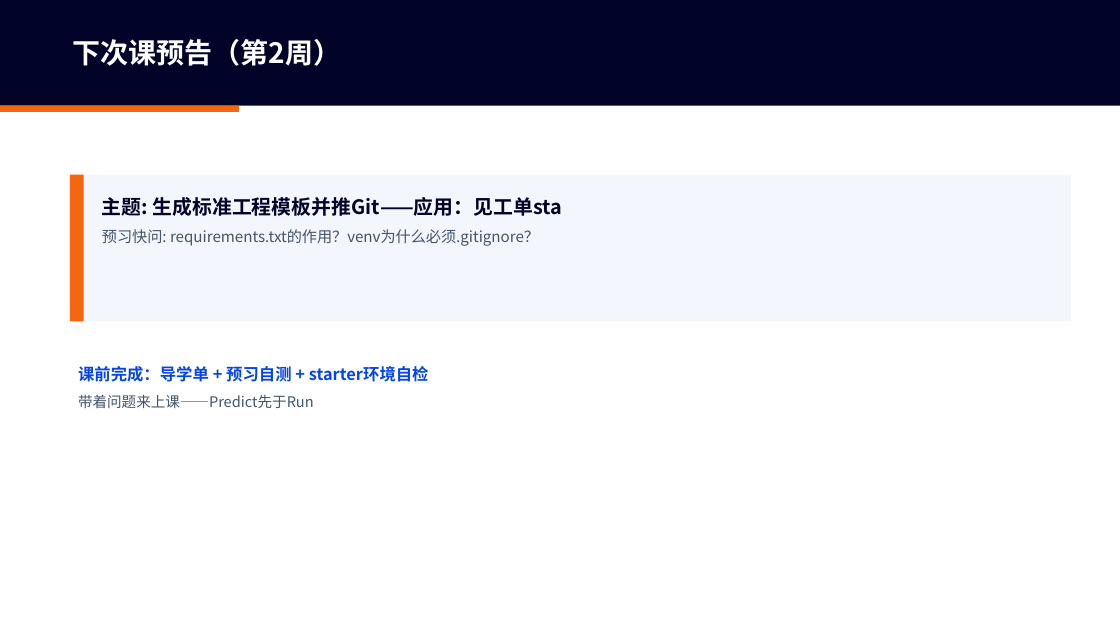
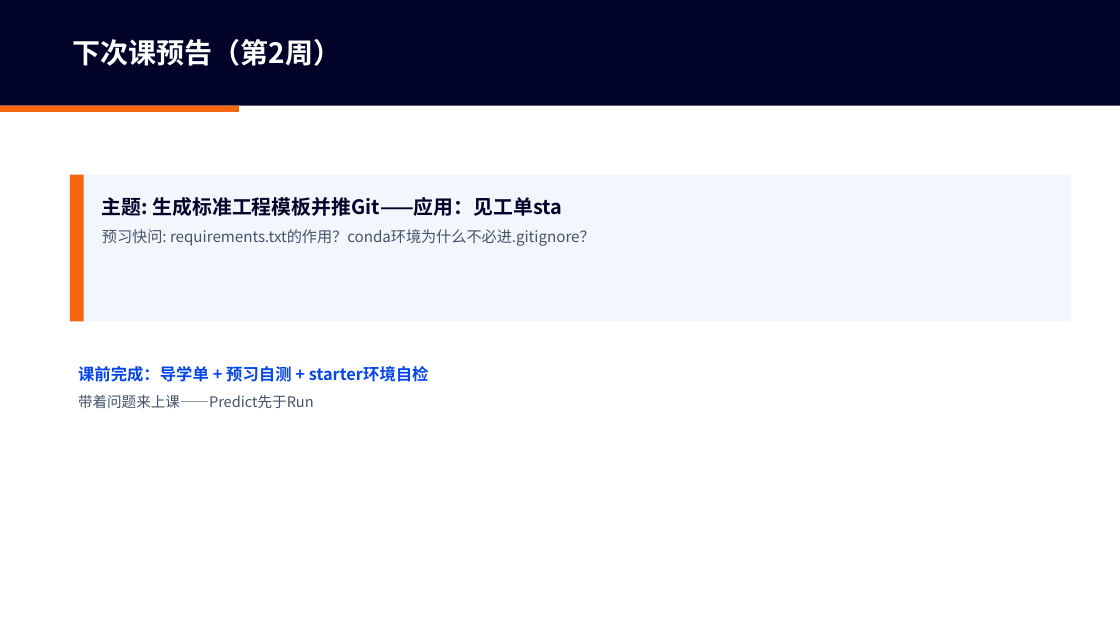
Before and after one commit to tianqiongenze/ai-course-teaching-resources, a slide deck: slide 66 of 03-Python程序设计-项目实战/V2授课PPT/W01-第1次课-带着C语言底子学Python.pptx. Drawn at 1120x630 pixels with LibreOffice and Linux fonts; fonts in the diff are those of the drawing. Boxes give left, top, right and bottom in pixels: in the first picture for what was removed or moved away, otherwise in the second. Text is boxed around its words. In the diff, an @@ line names an element or a change of style, - is before the commit and + after.

```diff
--- a/03-Python程序设计-项目实战/V2授课PPT/W01-第1次课-带着C语言底子学Python.pptx
+++ b/03-Python程序设计-项目实战/V2授课PPT/W01-第1次课-带着C语言底子学Python.pptx
@@ text at (102, 229, 595, 246): text changed @@
-预习快问: requirements.txt的作用？venv为什么必须.gitignore？
+预习快问: requirements.txt的作用？conda环境为什么不必进.gitignore？
```
Also in this commit, not shown: 14 other files.
